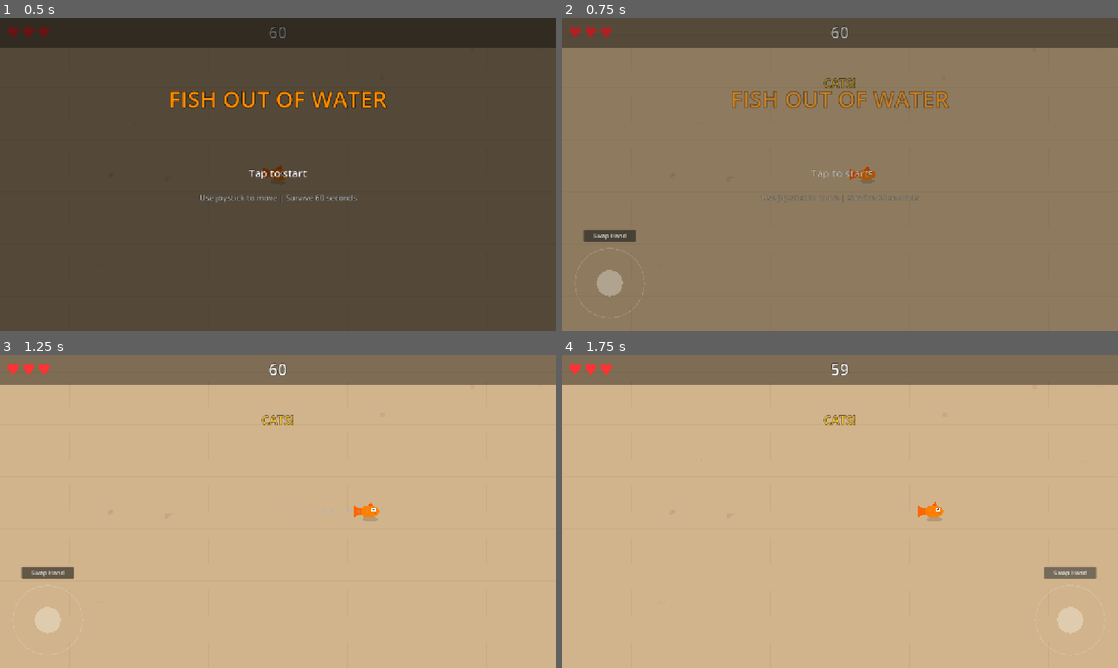
Above: before the commit, frames 1-4 (two rows, left to right).
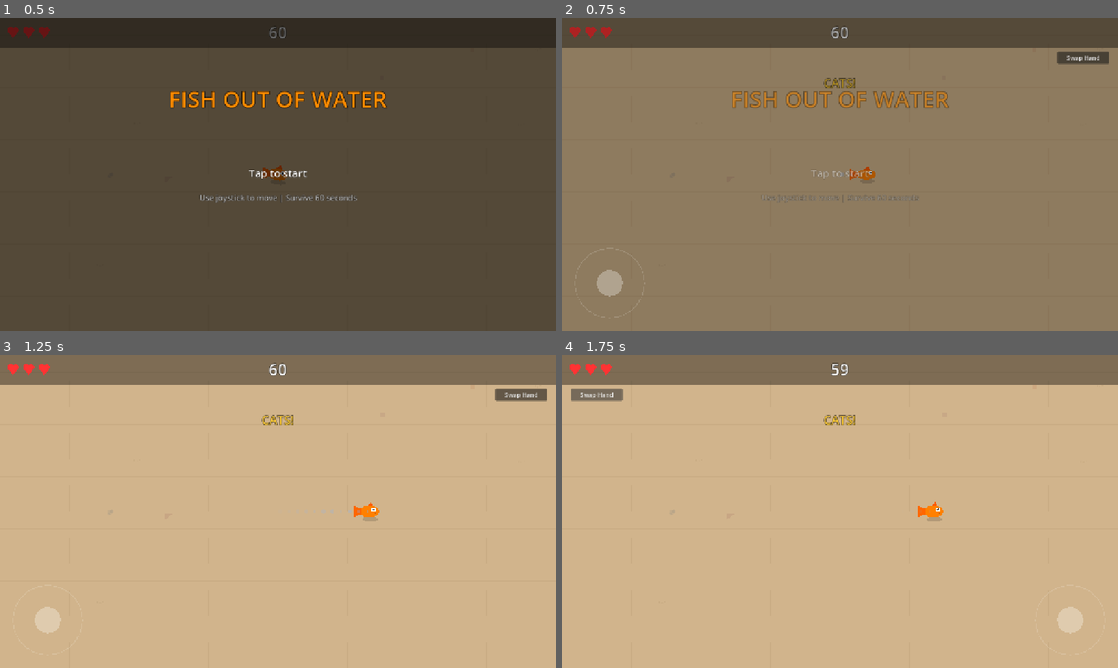
Above: after the commit, the same moments.

Repository: vppillai/godot_slop
Game: Godot game, scene res://scenes/main.tscn
Same seed, same stepped clock (60 frames per second), same inputs: the game is played once before the commit and once after it.
Inputs (mouse positions are in pixels of both pictures, inside the frame that each line leads up to):
- Up to frame 1 (0.5 s): no input
- Up to frame 2 (0.75 s): tap Enter at 0.5 s; move the mouse to (962, 158) at 0.52 s; hold D (move_right) from 0.53 s (still down); tap B at 0.6 s; click (962, 158) at 0.67 s
- Up to frame 3 (1.25 s): keep holding D (move_right)
- Up to frame 4 (1.75 s): release D (move_right) at 1.25 s; click "Swap Hand" at 1.25 s

Frame 1 is identical in both runs. In frame 2, 0.7% of the frame differs, in the area x 3-99%, y 10-72%; in frame 3, 0.8%; in frame 4, 0.8%.

Commit message:
fix: move swap hand button to opposite top corner from joystick
Was sitting directly above the joystick — easy to hit accidentally
during gameplay. Now placed in the top corner opposite the joystick
(top-right when joystick is bottom-left, and vice versa). Below the
top bar, out of the play area.

Diff:
--- a/scenes/hud.tscn
+++ b/scenes/hud.tscn
@@ -215,13 +215,12 @@
 script = ExtResource("3_joystick")
 
 [node name="SwapHandButton" type="Button" parent="."]
-anchor_top = 1.0
-anchor_bottom = 1.0
-offset_left = 60.0
-offset_top = -230.0
-offset_right = 160.0
-offset_bottom = -205.0
-grow_vertical = 0
+anchor_left = 1.0
+anchor_right = 1.0
+offset_left = -140.0
+offset_top = 78.0
+offset_right = -20.0
+offset_bottom = 103.0
 theme_override_font_sizes/font_size = 14
 text = "Swap Hand"
 
--- a/scripts/hud.gd
+++ b/scripts/hud.gd
@@ -162,28 +162,29 @@
 	virtual_joystick.swap_side()
 	_update_swap_button_position()
 
-## Keeps the swap button positioned above the joystick on whichever side it's on.
+## Places the swap button in the top corner OPPOSITE the joystick —
+## out of the play area so it can't be hit accidentally during gameplay.
 func _update_swap_button_position() -> void:
 	if virtual_joystick._on_right_side:
-		# Right side: button above joystick, right-aligned
+		# Joystick is bottom-right, so button goes top-left
+		swap_hand_button.anchor_left = 0.0
+		swap_hand_button.anchor_right = 0.0
+		swap_hand_button.anchor_top = 0.0
+		swap_hand_button.anchor_bottom = 0.0
+		swap_hand_button.offset_left = 20.0
+		swap_hand_button.offset_right = 140.0
+		swap_hand_button.offset_top = 78.0
+		swap_hand_button.offset_bottom = 103.0
+	else:
+		# Joystick is bottom-left, so button goes top-right
 		swap_hand_button.anchor_left = 1.0
 		swap_hand_button.anchor_right = 1.0
-		swap_hand_button.anchor_top = 1.0
-		swap_hand_button.anchor_bottom = 1.0
-		swap_hand_button.offset_left = -170.0
-		swap_hand_button.offset_right = -50.0
-		swap_hand_button.offset_top = -230.0
-		swap_hand_button.offset_bottom = -205.0
-	else:
-		# Left side: button above joystick, left-aligned
-		swap_hand_button.anchor_left = 0.0
-		swap_hand_button.anchor_right = 0.0
-		swap_hand_button.anchor_top = 1.0
-		swap_hand_button.anchor_bottom = 1.0
-		swap_hand_button.offset_left = 50.0
-		swap_hand_button.offset_right = 170.0
-		swap_hand_button.offset_top = -230.0
-		swap_hand_button.offset_bottom = -205.0
+		swap_hand_button.anchor_top = 0.0
+		swap_hand_button.anchor_bottom = 0.0
+		swap_hand_button.offset_left = -140.0
+		swap_hand_button.offset_right = -20.0
+		swap_hand_button.offset_top = 78.0
+		swap_hand_button.offset_bottom = 103.0
 
 
 # =============================================================================
